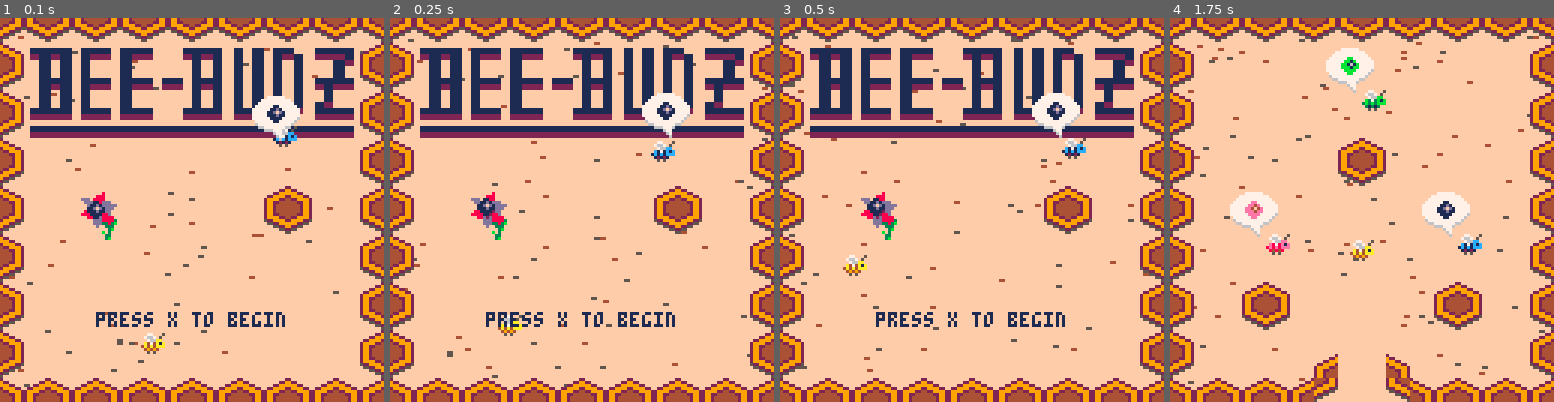
Above: before the commit, frames 1-4 (left to right).
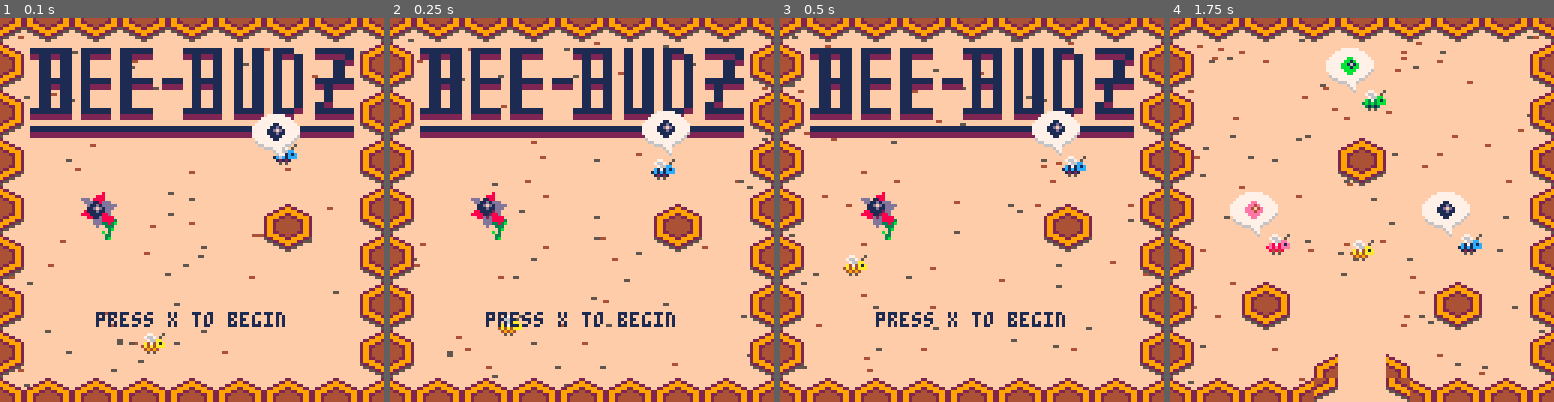
Above: after the commit, the same moments.

Repository: global-game-jam-2019-team/the_letter_bee
Game: PICO-8 cartridge the_letter_bee.p8
Same seed, same stepped clock (60 frames per second), same inputs: the game is played once before the commit and once after it.
Inputs:
- Up to frame 1 (0.1 s): no input
- Up to frame 2 (0.25 s): no input
- Up to frame 3 (0.5 s): tap O (Z key) at 0.33 s
- Up to frame 4 (1.75 s): tap O (Z key) at 0.7, 1.43 s; tap X (X key) at 1.07 s

The runs differ from the first frame. In frame 1, 3.1% of the frame differs, in the area x 65-82%, y 20-61%; in frame 2, 3.2%; in frame 3, 3.3%, in the area x 65-82%, y 19-61%; in frame 4, nothing differs.

Commit message:
tweak title bee position

Diff:
--- a/the_letter_bee.p8
+++ b/the_letter_bee.p8
@@ -1159,12 +1159,11 @@
         {type="food_blue", x=32,y=64,reactions={er_carry}},
       },
       reactions={er_spawn_on_hit, reset_goals}},
-    {type="honeycomb", x=96,   y=64,    reactions={erf_consume_carry_only("food_blue")}},
-    {type="bee_blue",  x=96,   y=64-20,
+    {type="honeycomb", x=96,   y=70,    reactions={erf_consume_carry_only("food_blue")}},
+    {type="bee_blue",  x=96,   y=70-20,
       updates={eu_bee_jank}},
-    {type="speech",    x=96-4, y=64-20-12,
+    {type="speech",    x=96-4, y=70-20-12,
       post_draws={epdf_speech_goal_indicator("food_blue")}},
-    -- {type="food_blue", x=96-4, y=96-20-12,},
   }
 
   hive_entities = {
